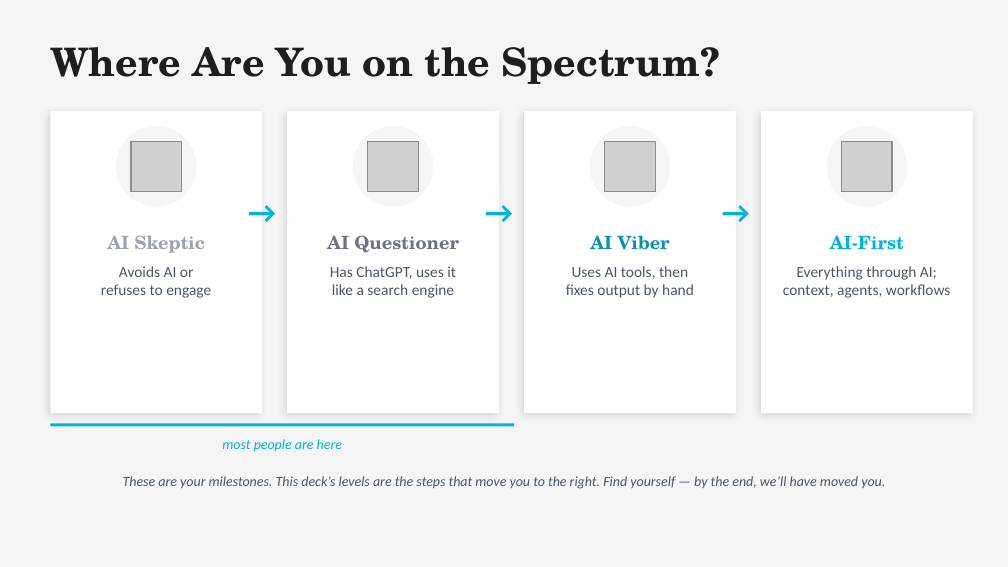
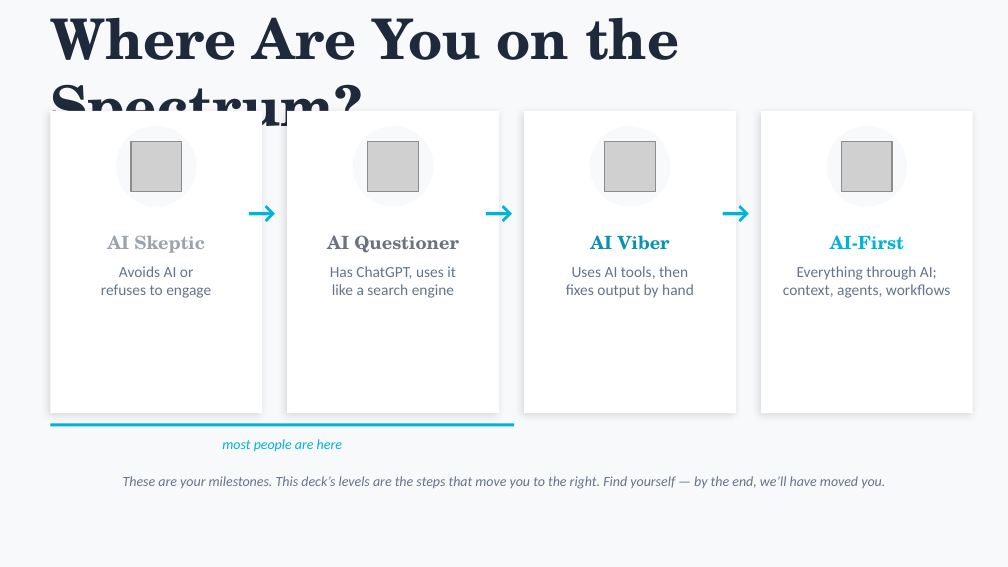
Before and after one commit to michaelengland/ai-best-practices, a slide deck: slide 2 of Getting-Agents-to-Give-Up-Their-Secrets.pptx. Drawn at 1008x567 pixels with LibreOffice and Linux fonts; fonts in the diff are those of the drawing; grey boxes stand for pictures. Boxes give left, top, right and bottom in pixels: in the first picture for what was removed or moved away, otherwise in the second. Text is boxed around its words. In the diff, an @@ line names an element or a change of style, - is before the commit and + after.

```diff
--- a/Getting-Agents-to-Give-Up-Their-Secrets.pptx
+++ b/Getting-Agents-to-Give-Up-Their-Secrets.pptx
@@ background #F5F5F5 to #F8F9FA @@
@@ text "Where Are You on the ..." at bbox=[50, 17, 679, 146]: size 28 to 40 pt, text colour #1E1E1E to #1E293B @@
@@ text colour #4B5563 to #64748B in 5 elements at bbox=[101, 266, 211, 298], bbox=[330, 266, 456, 298], bbox=[566, 266, 694, 298], bbox=[783, 266, 951, 298], bbox=[123, 476, 885, 489] @@
```
Also in this commit, not shown: 46 other slides changed, 1 other file.
